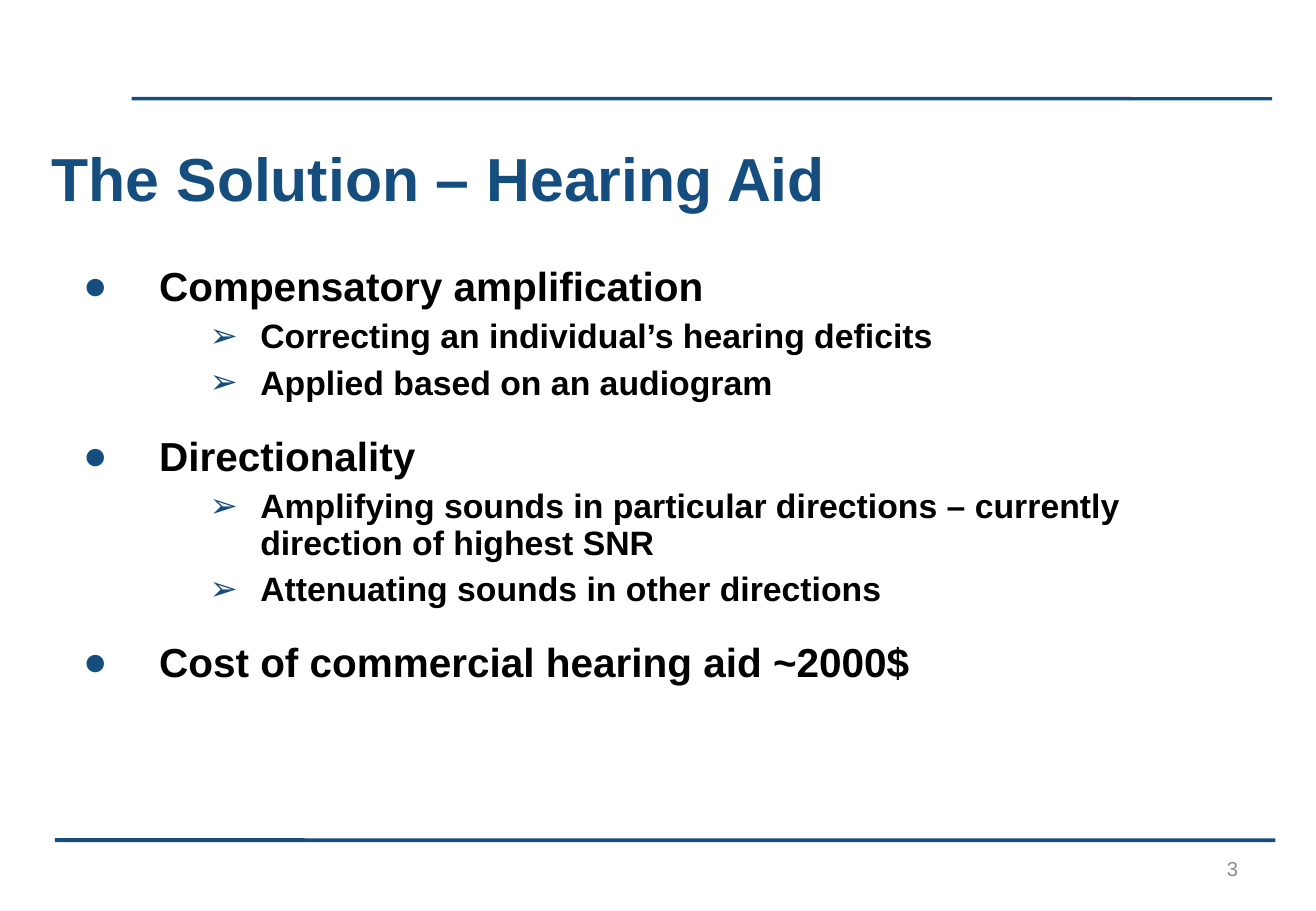
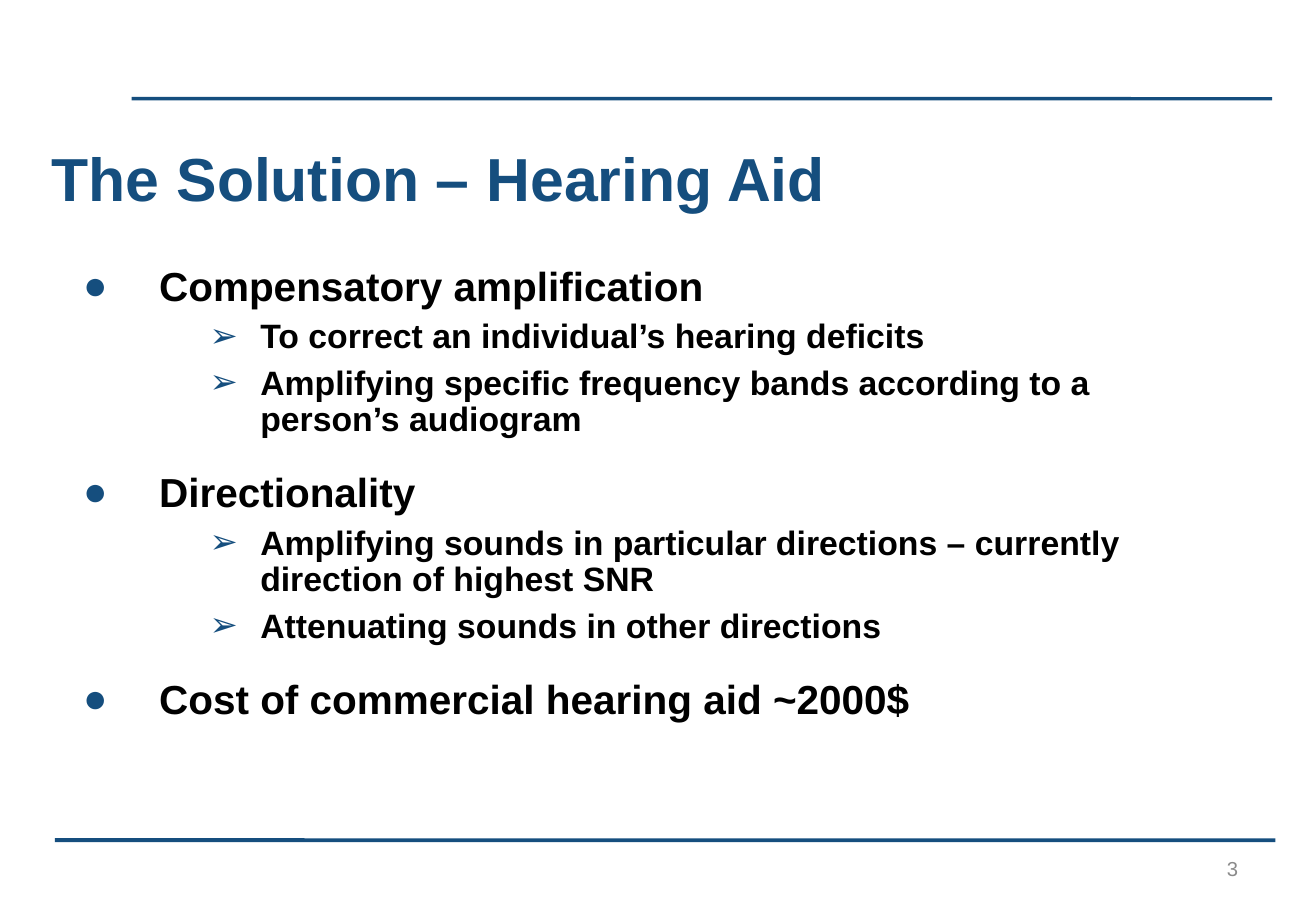
Before and after one commit to kayjayB/I_cant_hear_you, a slide deck: slide 3 of Presentation/Lab Project Presentation.pptx. Drawn at 1316x911 pixels with LibreOffice and Linux fonts; fonts in the diff are those of the drawing; background and template pictures are left out. Boxes give left, top, right and bottom in pixels: in the first picture for what was removed or moved away, otherwise in the second. Text is boxed around its words. In the diff, an @@ line names an element or a change of style, - is before the commit and + after.

```diff
--- a/Presentation/Lab Project Presentation.pptx
+++ b/Presentation/Lab Project Presentation.pptx
@@ text at [260, 323, 1090, 438]: text changed @@
-  ➢ Correcting an individual’s hearing deficits
-  ➢ Applied based on an audiogram
+  ➢ To correct an individual’s hearing deficits
+  ➢ Amplifying specific frequency bands according to a person’s audiogram
```
Also in this commit, not shown: 1 other slide changed.
